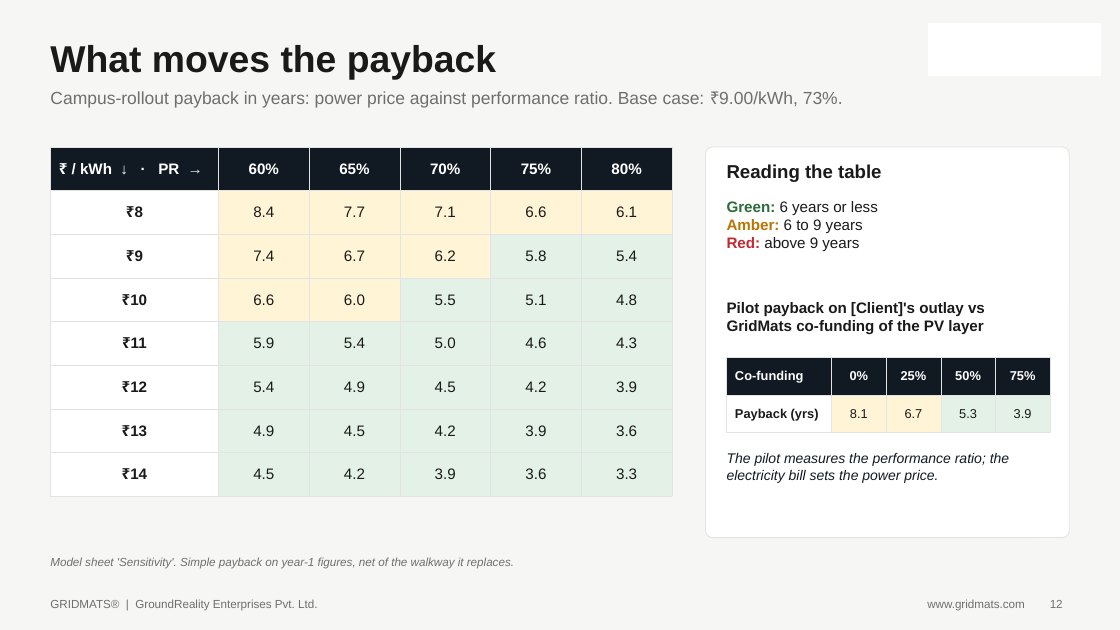
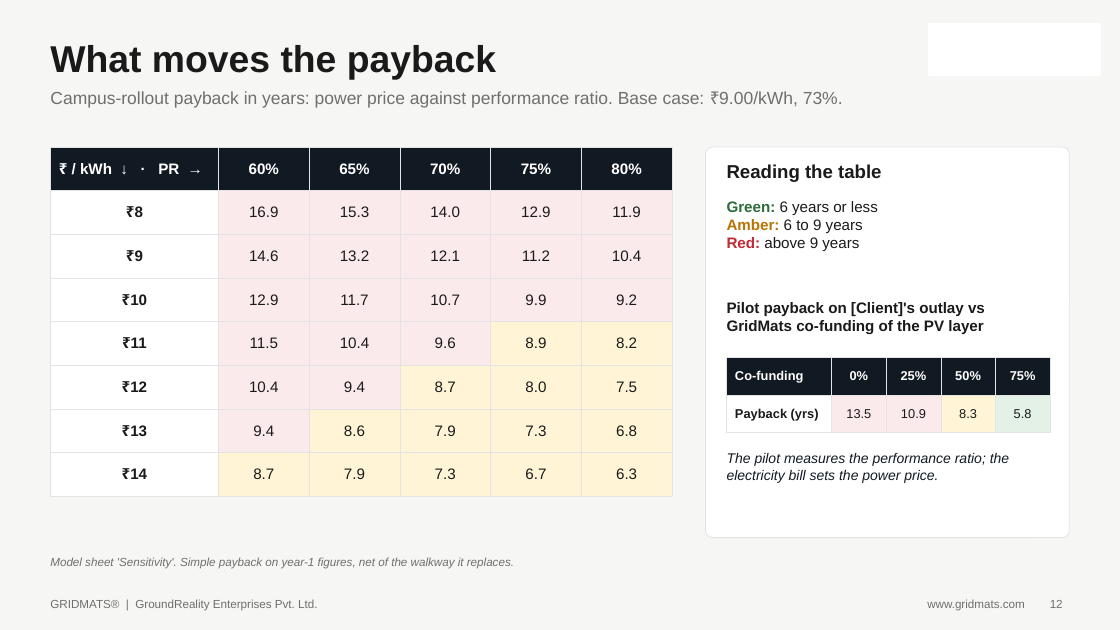
Before and after one commit to bprathap79/gridmats-monitor, a slide deck: slide 12 of solar-walkway-template/output/template/GridMats_Solar_Walkway_Proposal_TEMPLATE.pptx. Drawn at 1120x630 pixels with LibreOffice and Linux fonts; fonts in the diff are those of the drawing; background and template pictures are left out. Boxes give left, top, right and bottom in pixels: in the first picture for what was removed or moved away, otherwise in the second. Text is boxed around its words. In the diff, an @@ line names an element or a change of style, - is before the commit and + after.

```diff
--- a/solar-walkway-template/output/template/GridMats_Solar_Walkway_Proposal_TEMPLATE.pptx
+++ b/solar-walkway-template/output/template/GridMats_Solar_Walkway_Proposal_TEMPLATE.pptx
@@ table at [50, 147, 672, 483] @@
-row 2: ₹8 | 8.4 | 7.7 | 7.1 | 6.6 | 6.1
+row 2: ₹8 | 16.9 | 15.3 | 14.0 | 12.9 | 11.9
-row 3: ₹9 | 7.4 | 6.7 | 6.2 | 5.8 | 5.4
+row 3: ₹9 | 14.6 | 13.2 | 12.1 | 11.2 | 10.4
-row 4: ₹10 | 6.6 | 6.0 | 5.5 | 5.1 | 4.8
+row 4: ₹10 | 12.9 | 11.7 | 10.7 | 9.9 | 9.2
-row 5: ₹11 | 5.9 | 5.4 | 5.0 | 4.6 | 4.3
+row 5: ₹11 | 11.5 | 10.4 | 9.6 | 8.9 | 8.2
-row 6: ₹12 | 5.4 | 4.9 | 4.5 | 4.2 | 3.9
+row 6: ₹12 | 10.4 | 9.4 | 8.7 | 8.0 | 7.5
-row 7: ₹13 | 4.9 | 4.5 | 4.2 | 3.9 | 3.6
+row 7: ₹13 | 9.4 | 8.6 | 7.9 | 7.3 | 6.8
-row 8: ₹14 | 4.5 | 4.2 | 3.9 | 3.6 | 3.3
+row 8: ₹14 | 8.7 | 7.9 | 7.3 | 6.7 | 6.3
@@ fill #FFF4D6 to #FBEAEC in 10 cells @@
@@ fill #E3F1E6 to #FBEAEC in 11 cells @@
@@ fill #E3F1E6 to #FFF4D6 in 14 cells @@
@@ table at [727, 357, 1050, 441] @@
-row 2: Payback (yrs) | 8.1 | 6.7 | 5.3 | 3.9
+row 2: Payback (yrs) | 13.5 | 10.9 | 8.3 | 5.8
@@ fill #FFF4D6 to #FBEAEC in 2 cells @@
@@ fill #E3F1E6 to #FFF4D6 in row 2, column 4 @@
```
Also in this commit, not shown: 8 other slides changed, 9 other files.
